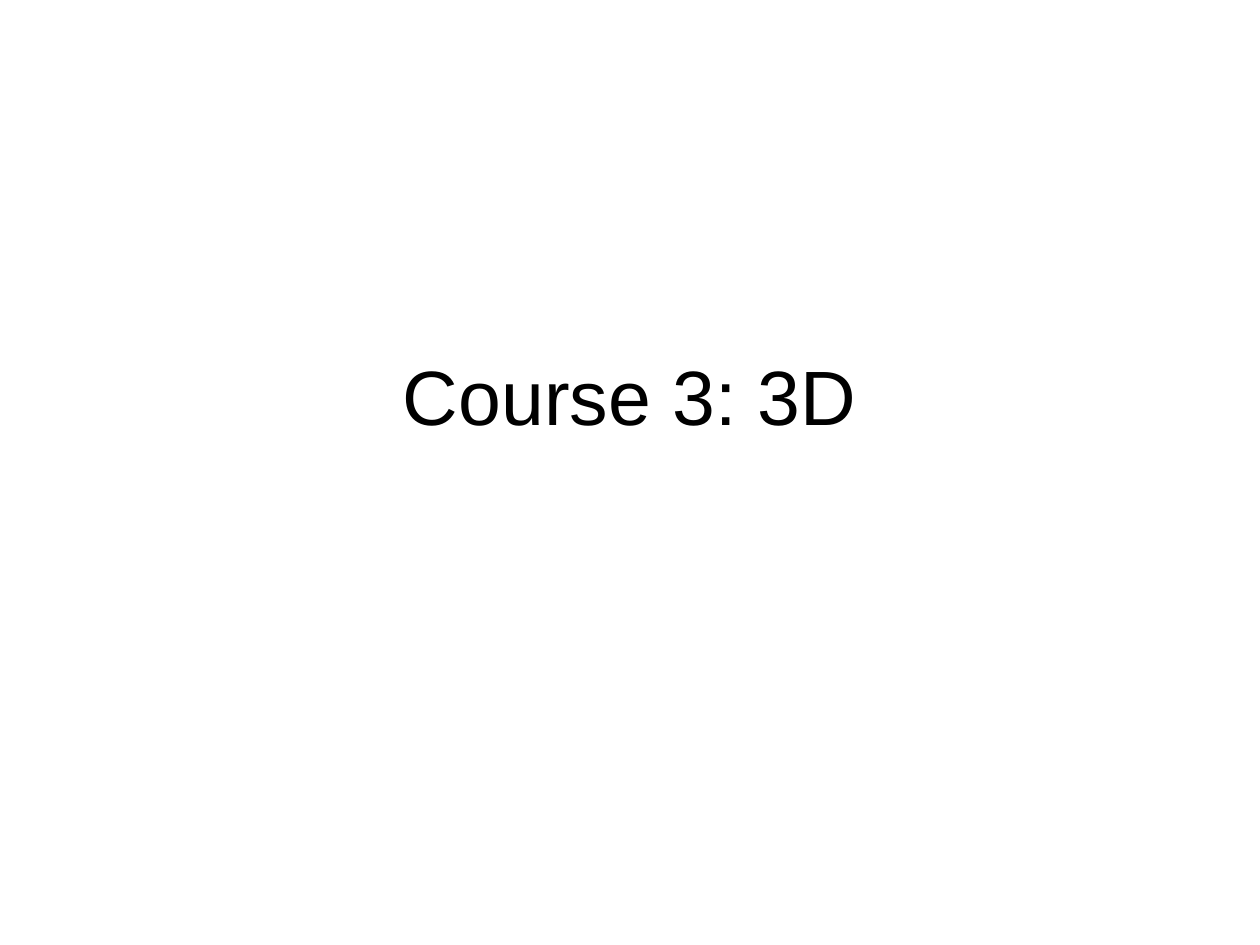
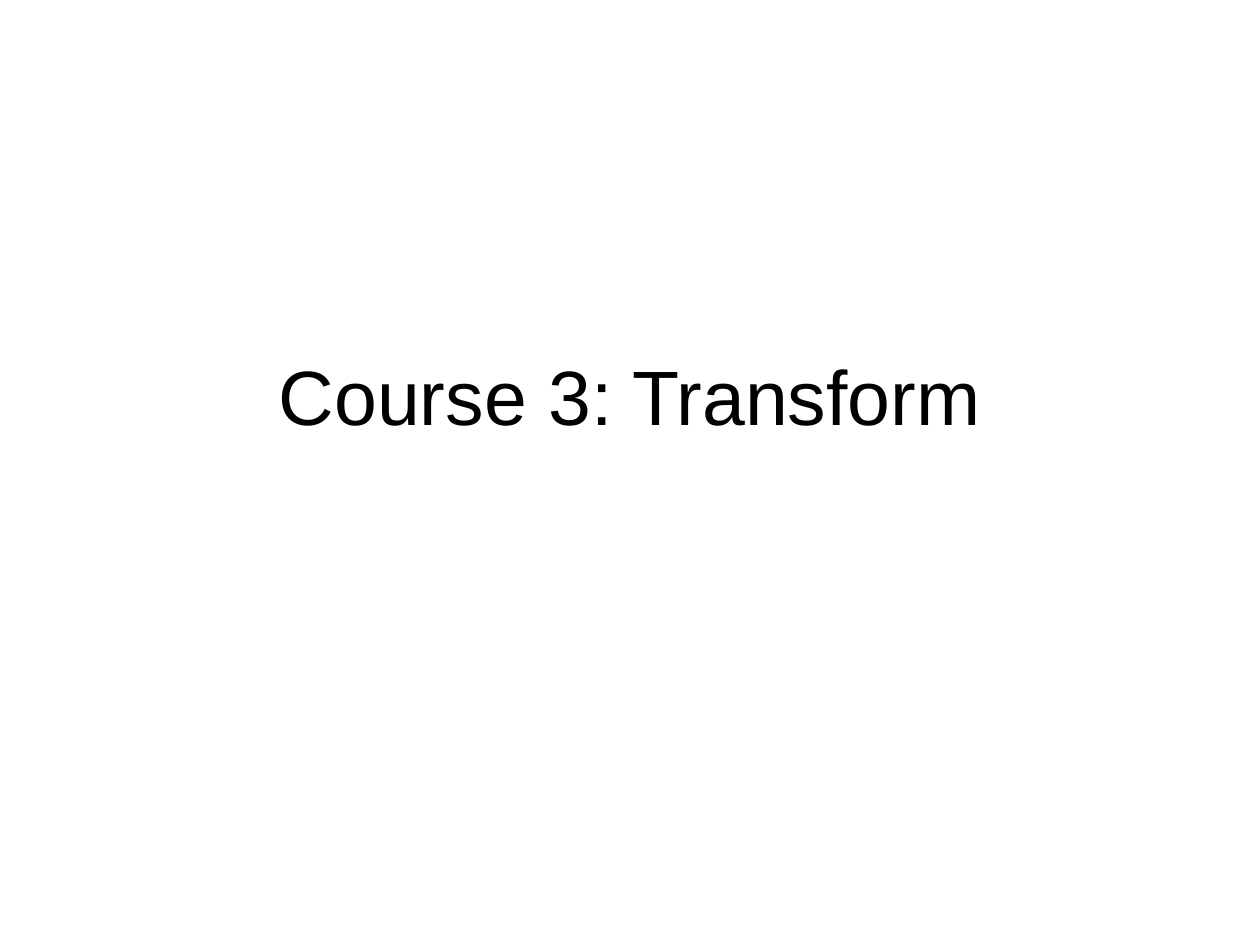
Before and after one commit to ianslayer/gpu_course, a slide deck: slide 1 of course3/Course3.ppt. Drawn at 1260x945 pixels with LibreOffice and Linux fonts; fonts in the diff are those of the drawing. Boxes give left, top, right and bottom in pixels: in the first picture for what was removed or moved away, otherwise in the second. Text is boxed around its words. In the diff, an @@ line names an element or a change of style, - is before the commit and + after.

Commit message:
add course 3 & course 3 ex

```diff
--- a/course3/Course3.ppt
+++ b/course3/Course3.ppt
@@ title at (x1=279, y1=369, x2=980, y2=426): text changed @@
-Course 3: 3D
+Course 3: Transform
```
Also in this commit, not shown: 1 other slide changed, 13 slides added, 2 slides removed, 15 other files.
